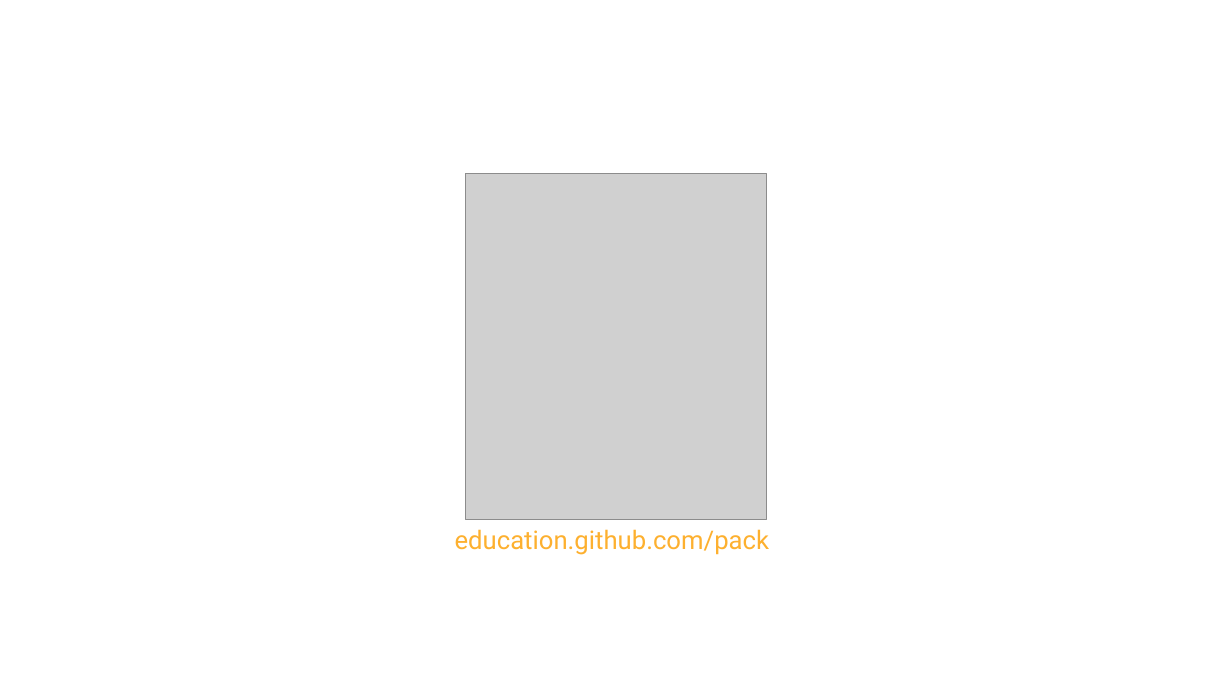
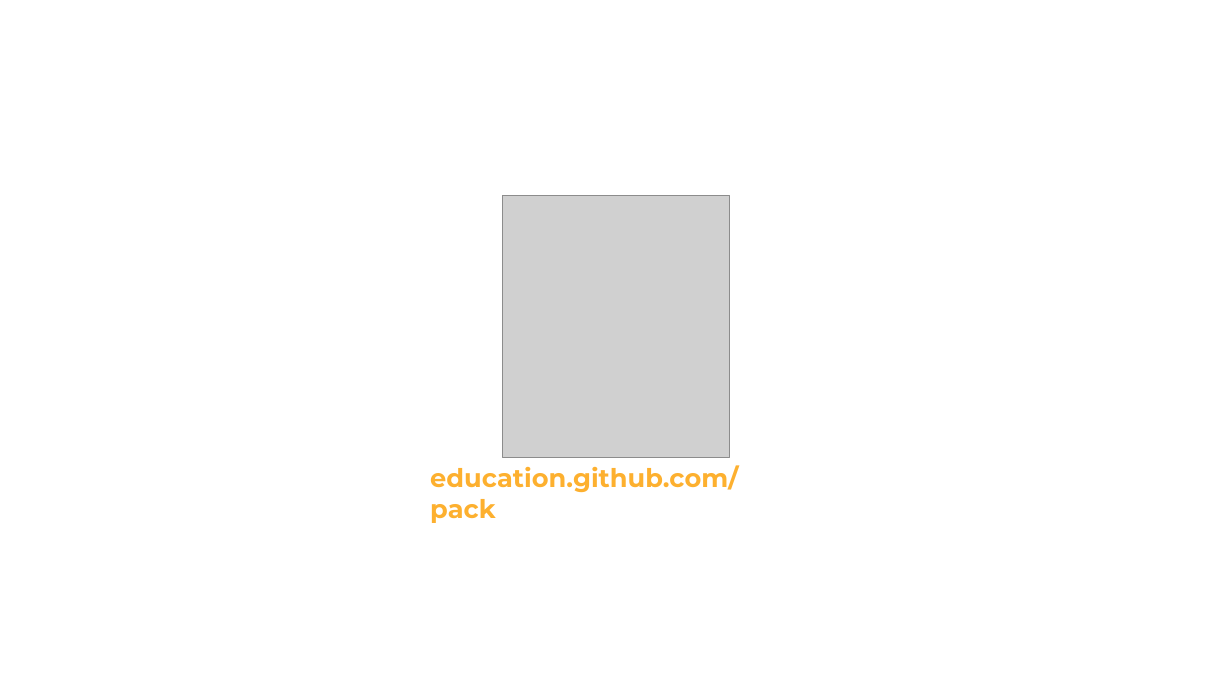
Before and after one commit to cimadev/PlaticasTalleres, a slide deck: slide 20 of 2018/Git-github-fundamentals/gitgithubfundamentals.pptx. Drawn at 1232x693 pixels with LibreOffice and Linux fonts; fonts in the diff are those of the drawing; grey boxes stand for pictures. Boxes give left, top, right and bottom in pixels: in the first picture for what was removed or moved away, otherwise in the second. Text is boxed around its words. In the diff, an @@ line names an element or a change of style, - is before the commit and + after.

```diff
--- a/2018/Git-github-fundamentals/gitgithubfundamentals.pptx
+++ b/2018/Git-github-fundamentals/gitgithubfundamentals.pptx
@@ picture: place and size @@
-picture at box(466, 173, 767, 519)
+picture at box(503, 195, 730, 457)
@@ text "education.github.com/pack": place and size @@
-text "education.github.com/pack" at box(455, 529, 770, 555)
+text "education.github.com/pack" at box(430, 465, 738, 523)
@@ text "education.github.com/pack" at box(430, 465, 738, 523): font Roboto to Montserrat, bold on @@
```
Also in this commit, not shown: 18 other slides changed, 1 slide added, 6 other files.
